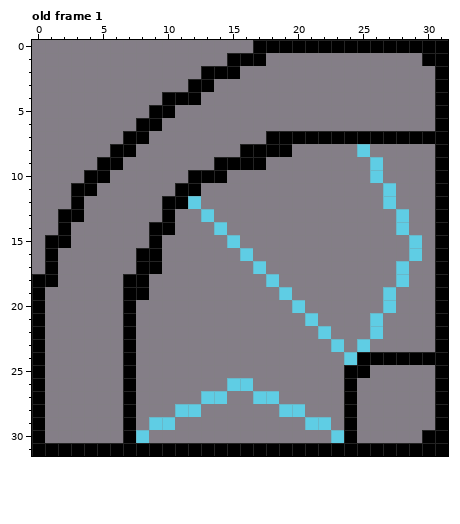
Pixel-art file: Assets/Assets-Nexus Factory/Estructuras/Transport/lvl1/asesprite/Transport_rotate_lvl1.aseprite. That is the earlier state.
32x32 pixels, 1 frame. Shown: old frame 1. The commit also changed other frames, which this record leaves out.
Now the later version:
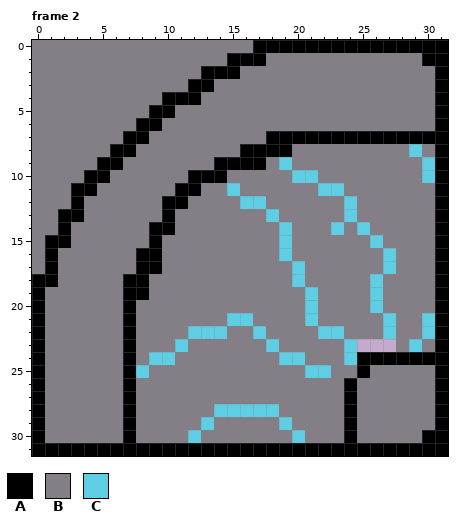
Palette (. is transparent): A #000000  B #847e87  C #5fcde4
A new or re-ordered frame is compared with the old frame closest to it.
Diff:
frames 1 -> 2
Changed rows in their new state; - is an unchanged pixel.
Frame 2 is new; against old frame 1:
first column x 8:
 8 -----------------B---C-
 9 -----------C------B---C
10 ------------CC----B---C
11 -------C------CC---B---
12 ----B---CC------C--B---
13 -----B----C-----C---B--
14 ------B----C---C-C--B--
15 -------B---C------C--B-
16 --------B--C-------C-B-
17 ---------B--C------CB--
18 ----------B-C-----C-B--
19 -----------B-C----CB---
20 ------------BC----CB---
21 -------CC---------BC--C
22 ----CCC--C-----C--BC--C
23 ---C------C----BC...-C-
24 -CC--------CC----------
25 C------------CC-B------
26 -------BB--------------
27 -----BB--BB------------
28 ---BB-CCCCCBB----------
29 -BB--C-----C-BB--------
30 B---C-------C--B-------
